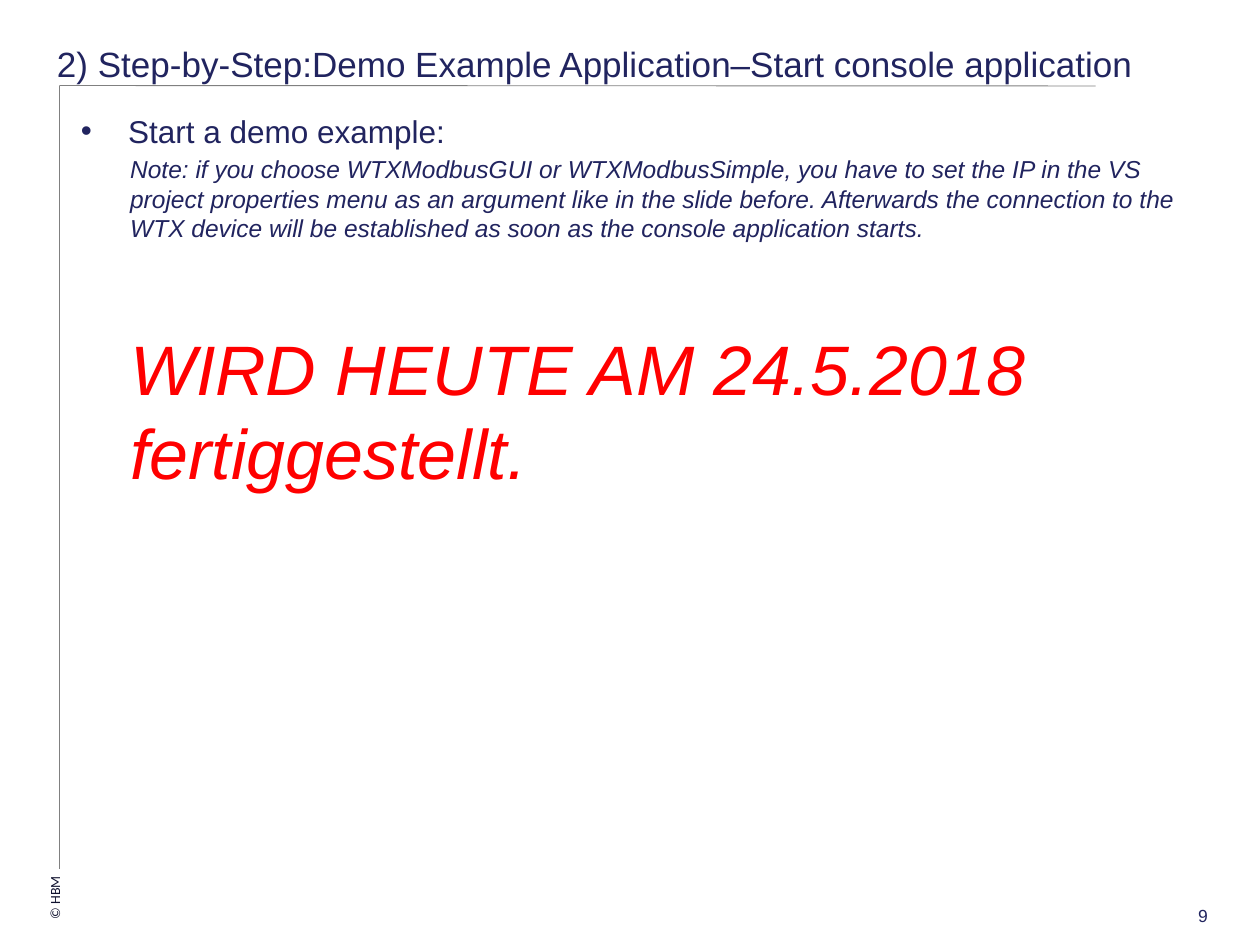
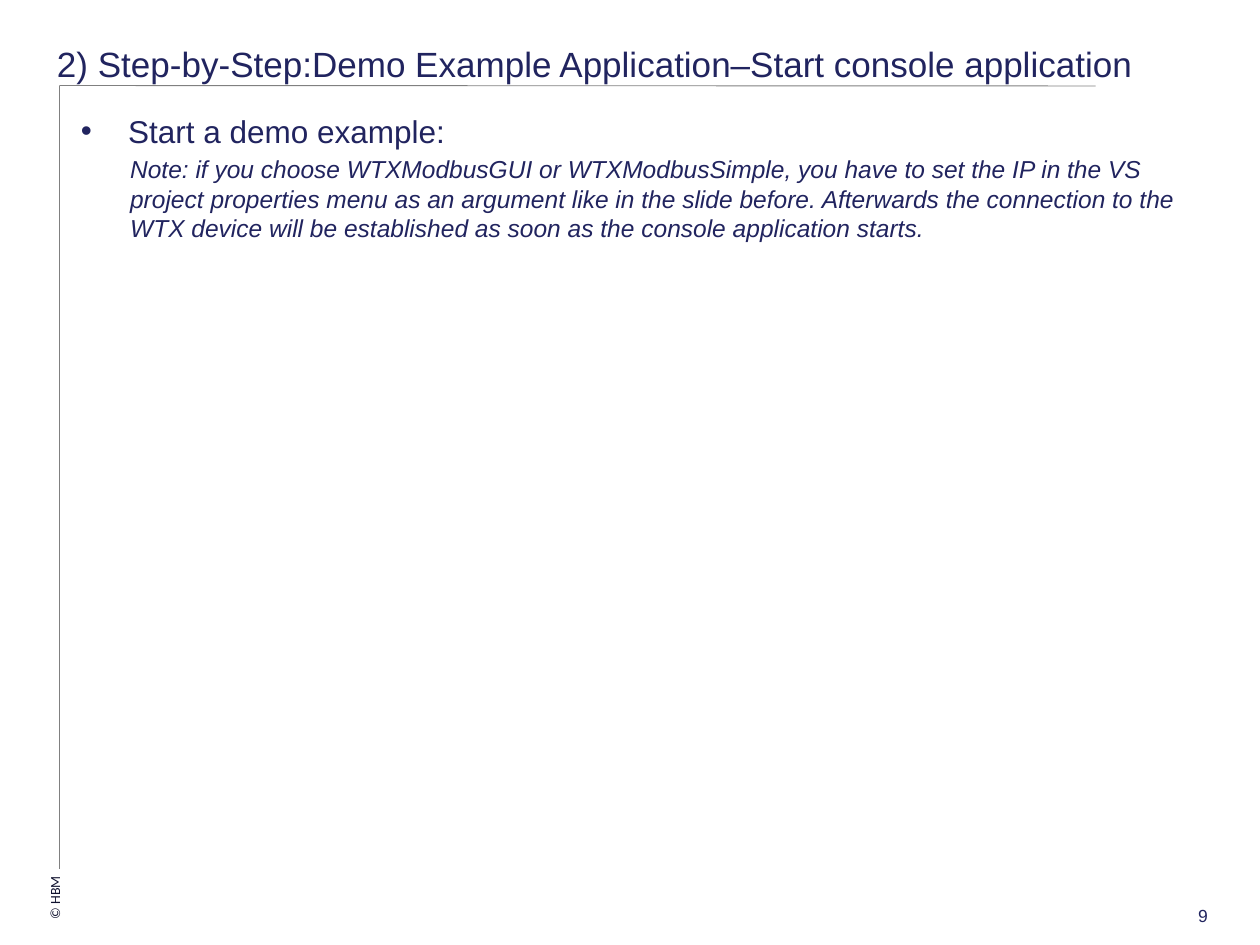
Before and after one commit to FelixHuettlatHBM/ModbusTCP_WTX, a slide deck: slide 9 of Doc/HowTo-WTXModbus.pptx. Drawn at 1260x945 pixels with LibreOffice and Linux fonts; fonts in the diff are those of the drawing; background and template pictures are left out. Boxes give left, top, right and bottom in pixels: in the first picture for what was removed or moved away, otherwise in the second. Text is boxed around its words. In the diff, an @@ line names an element or a change of style, - is before the commit and + after.

```diff
--- a/Doc/HowTo-WTXModbus.pptx
+++ b/Doc/HowTo-WTXModbus.pptx
@@ text at (130,346,1025,492): paragraph removed @@
-WIRD HEUTE AM 24.5.2018 fertiggestellt.
```
Also in this commit, not shown: 1 other file.
